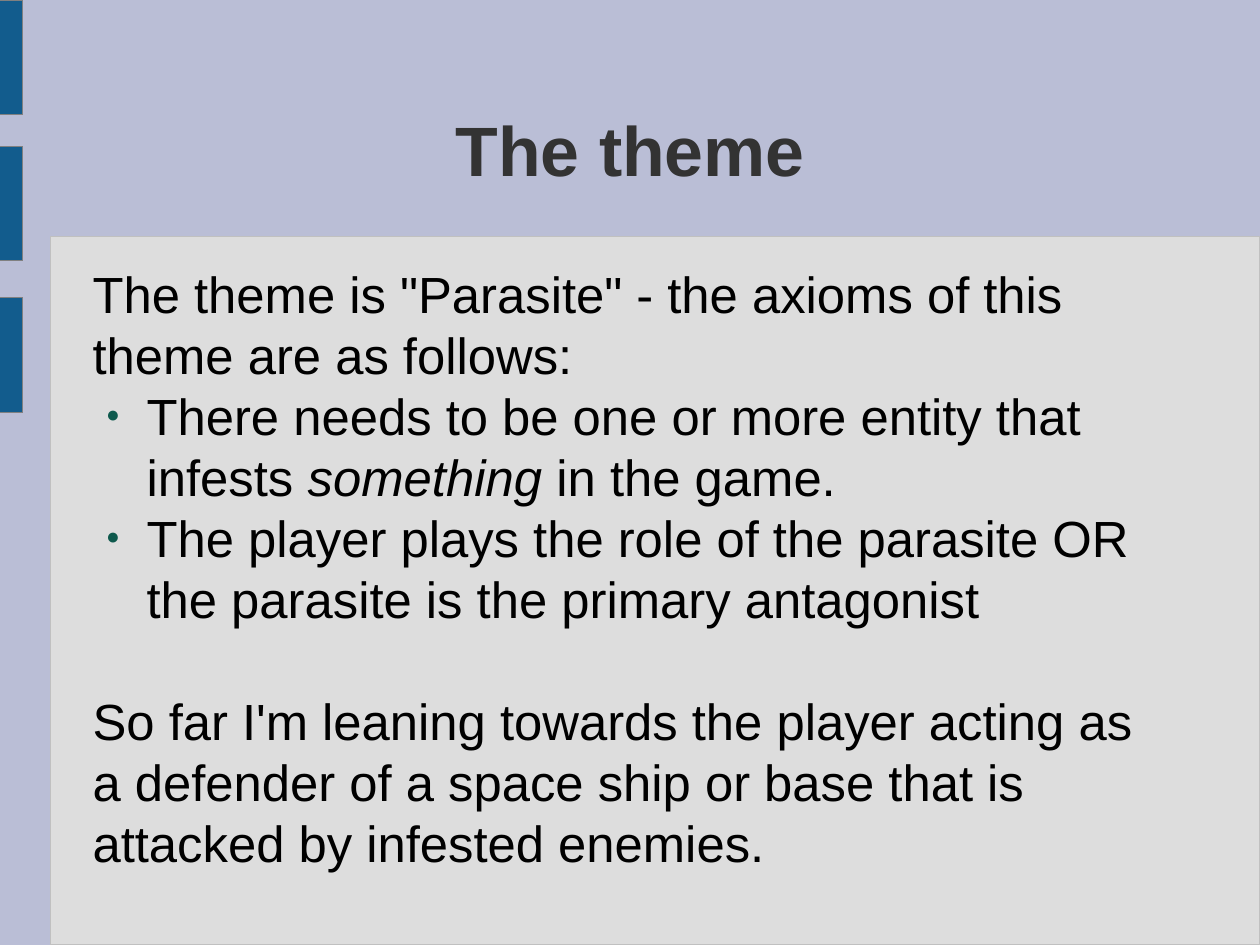
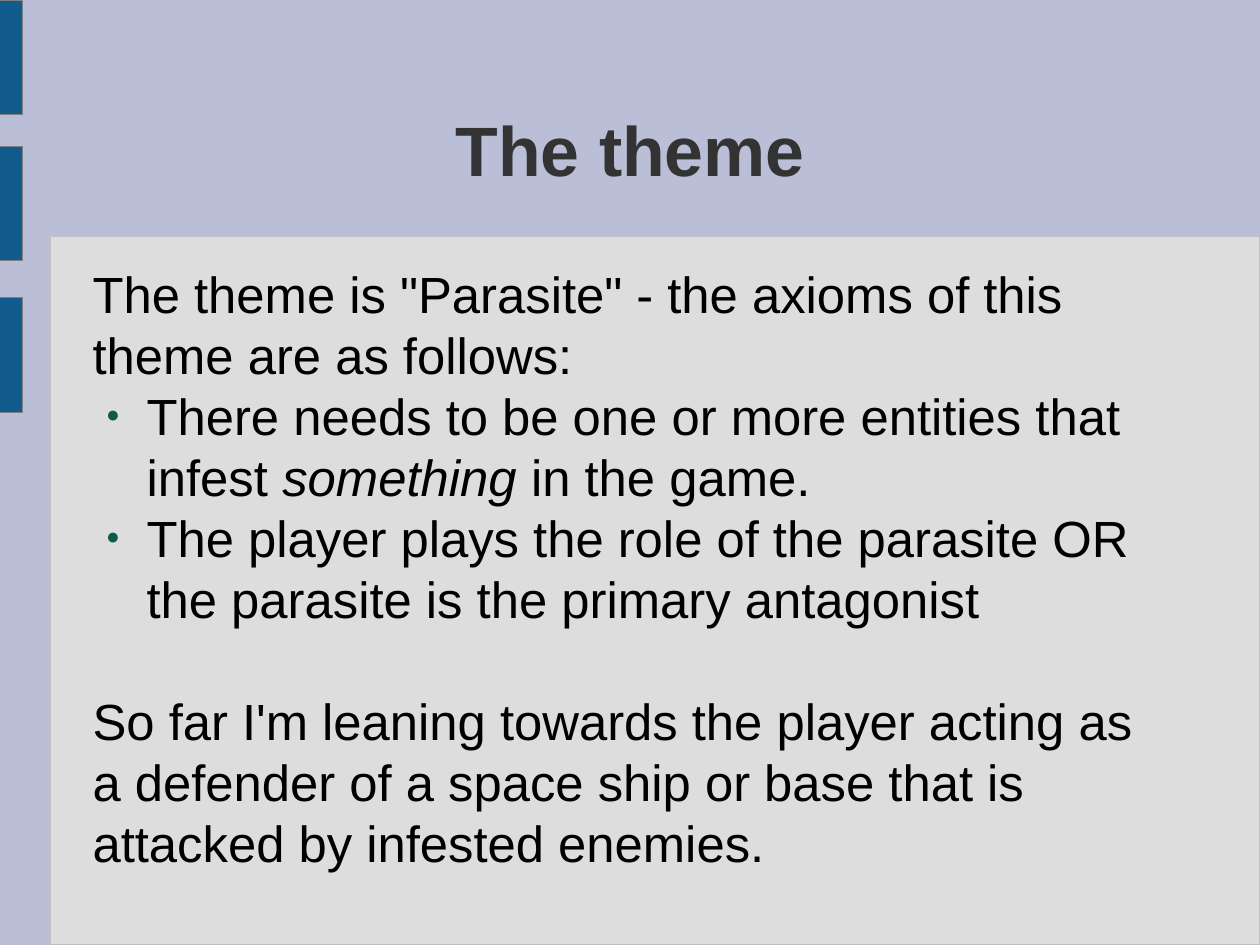
Before and after one commit to ktosox/GWJ67, a slide deck: slide 2 of da_plan.odp. Drawn at 1260x945 pixels with LibreOffice and Linux fonts; fonts in the diff are those of the drawing. Boxes give left, top, right and bottom in pixels: in the first picture for what was removed or moved away, otherwise in the second. Text is boxed around its words. In the diff, an @@ line names an element or a change of style, - is before the commit and + after.

Commit message:
loads of work
- added working parasite that spreads
- more game design
- added ideas for assets to the lsit

```diff
--- a/da_plan.odp
+++ b/da_plan.odp
@@ text at [147, 398, 1120, 506]: text changed @@
-● There needs to be one or more entity that infests something in the game.
+● There needs to be one or more entities that infest something in the game.
```
Also in this commit, not shown: 1 other slide changed, 3 slides added, 15 other files.
